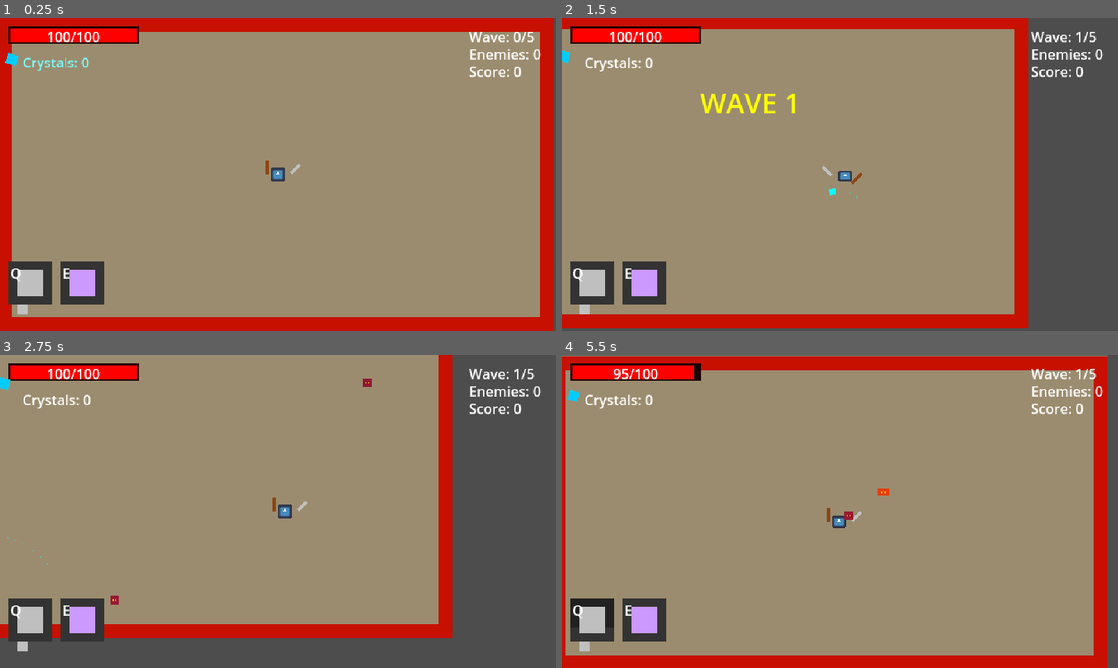
Above: before the commit, frames 1-4 (two rows, left to right).
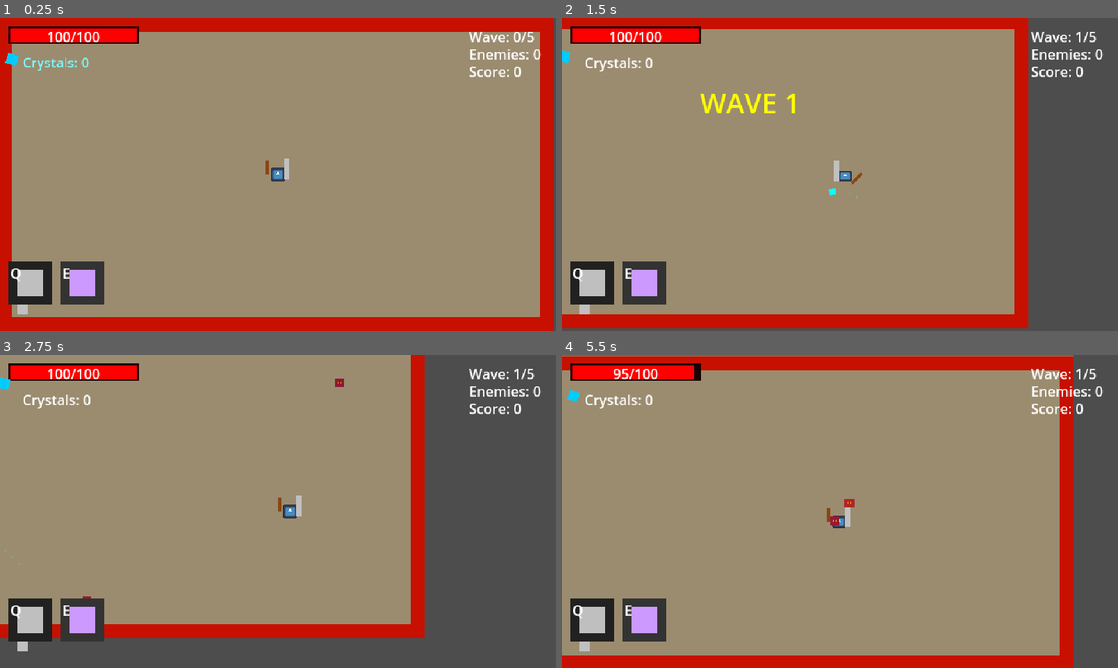
Above: after the commit, the same moments.

Repository: Azgr9/chaos
Game: Godot game, scene res://Scenes/Game/Game.tscn
Same seed, same stepped clock (60 frames per second), same inputs: the game is played once before the commit and once after it. The engine's default icon, where the game draws it, is replaced by a stand-in: a white triangle on a blue panel in a dark square.
Inputs (mouse positions are in pixels of both pictures, inside the frame that each line leads up to):
- Up to frame 1 (0.25 s): no input
- Up to frame 2 (1.5 s): move the mouse to (962, 158) at 0.52 s; hold D (move_right) 0.53-1.28 s; tap Space (dash) at 0.6 s; move the mouse to (728, 190) at 1.27 s; hold S (move_down) from 1.28 s (still down); right-click (728, 190) at 1.35 s
- Up to frame 3 (2.75 s): move the mouse to (333, 442) at 2.02 s; release S (move_down) at 2.03 s; hold D (move_right) from 2.03 s (still down); click (333, 442) at 2.1 s
- Up to frame 4 (5.5 s): move the mouse to (812, 574) at 2.77 s; release D (move_right) at 2.78 s; hold W (move_up) 2.78-3.53 s; tap Q (swap_weapon) at 2.85 s; move the mouse to (1006, 558) at 3.52 s; hold O 3.53-4.28 s; hold A (move_left) 3.53-5.03 s; move the mouse to (673, 464) at 4.27 s; tap L at 4.35 s; move the mouse to (867, 511) at 5.02 s; hold S (move_down) from 5.03 s (still down); hold P from 5.03 s (still down)

The runs differ from the first frame. In frame 1, less than 0.1% of the frame differs, in the area x 51-54%, y 44-52%; in frame 2, less than 0.1%; in frame 3, 7.0%; in frame 4, 9.1%, in the area x 0-99%, y 0-100%.
Error after the commit: Parse Error: Expression is of type "Node" so it can't be of type "Tween". (res://Scripts/Weapons/BasicSword.gd:348)

Commit message:
Fix: Attack animation stuck bug and add upgrade menu delay
- Fixed attack animation stuck bug when upgrade menu opens by killing all active tweens in finish_attack() for BasicSword and Katana
- Added 0.5 second delay before upgrade menu appears after last enemy dies to allow attack animations to complete naturally
- Prevents weapons from being frozen mid-animation when the game pauses for upgrades

🤖 Generated with [Claude Code](https://claude.com/claude-code)

Co-Authored-By: Claude <noreply@anthropic.com>

Diff:
--- a/Scripts/Game/GameManager.gd
+++ b/Scripts/Game/GameManager.gd
@@ -124,6 +124,8 @@
 	# Show upgrade menu after wave (except last wave)
 	if wave_number < 5:
 		current_state = GameState.UPGRADE
+		# Wait 0.5 seconds after last enemy dies before showing upgrade menu
+		await get_tree().create_timer(0.5).timeout
 		_show_upgrade_menu()
 
 	# Achievement check
--- a/Scripts/Weapons/BasicSword.gd
+++ b/Scripts/Weapons/BasicSword.gd
@@ -343,6 +343,11 @@
 	tween.tween_callback(finish_attack)
 
 func finish_attack():
+	# CRITICAL: Kill all active tweens to prevent stuck animations
+	for child in get_children():
+		if child is Tween:
+			child.kill()
+
 	# Use set_deferred to avoid "flushing queries" error
 	hit_box_collision.set_deferred("disabled", true)
 	is_attacking = false
--- a/Scripts/Weapons/Katana.gd
+++ b/Scripts/Weapons/Katana.gd
@@ -215,6 +215,11 @@
 	attack_timer.start(attack_cooldown)
 
 func finish_attack():
+	# CRITICAL: Kill all active tweens to prevent stuck animations
+	for child in get_children():
+		if child is Tween:
+			child.kill()
+
 	# Use set_deferred to avoid "flushing queries" error
 	hit_box_collision.set_deferred("disabled", true)
 	is_attacking = false
